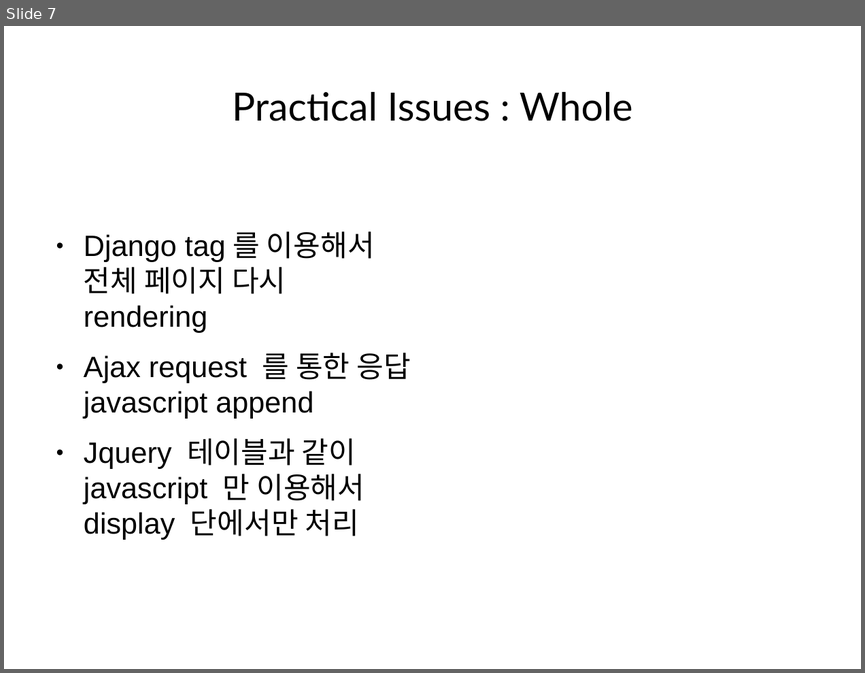
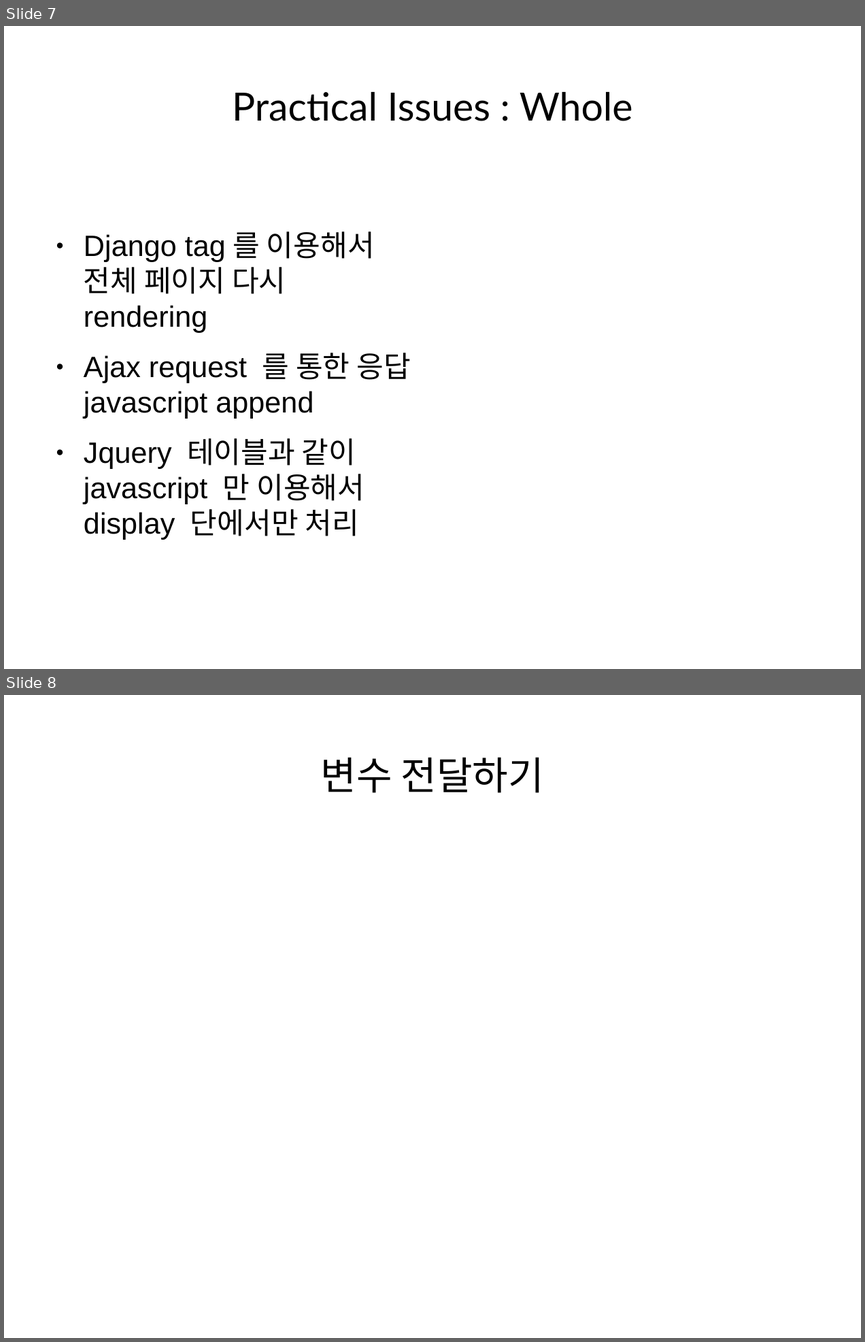
Before and after one commit to TedJeong/vipidly-vociferous, a slide deck: notes/웹부터앱까지.odp. Shown one above the other, each under a label of ours: slide 7 before the commit, slides 7 and 8 after it. The pictures are 865x673 and 865x1342 pixels, drawn with LibreOffice and Linux fonts; fonts in the diff are those of the drawing. Boxes give left, top, right and bottom in pixels: in the first picture for what was removed or moved away, otherwise in the second. Text is boxed around its words. In the diff, an @@ line names an element or a change of style, - is before the commit and + after.

```diff
--- a/notes/웹부터앱까지.odp
+++ b/notes/웹부터앱까지.odp
@@ slide 8 added at (4,695,861,1338), background #FFFFFF @@
@@ title added at (321,757,544,793), 36 pt, text #000000 @@
+변수 전달하기
```
Also in this commit, not shown: 2 other files.
